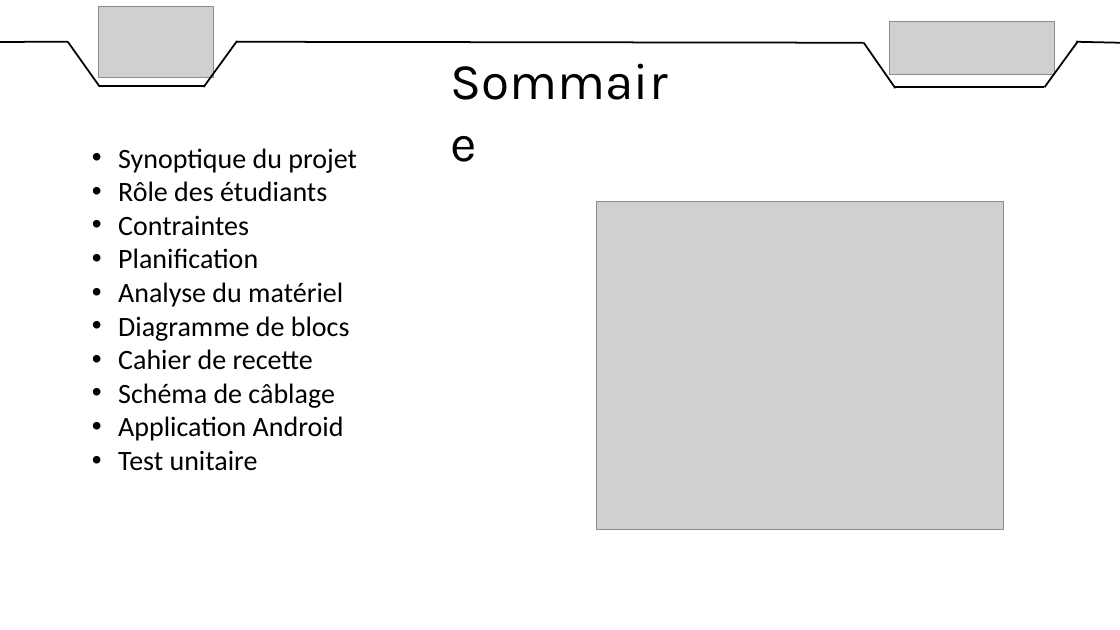
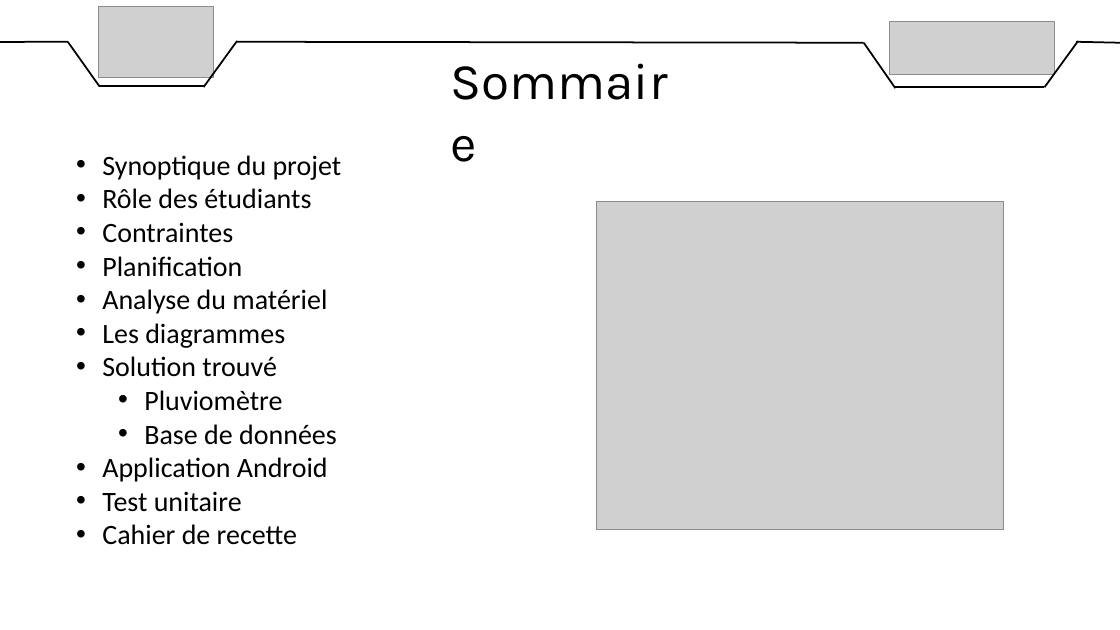
Before and after one commit to DylanChe/SupervisionSerre, a slide deck: slide 2 of oral_projet/revue_final/diaporama_revue_final_dylan.pptx. Drawn at 1120x630 pixels with LibreOffice and Linux fonts; fonts in the diff are those of the drawing; grey boxes stand for pictures. Boxes give left, top, right and bottom in pixels: in the first picture for what was removed or moved away, otherwise in the second. Text is boxed around its words. In the diff, an @@ line names an element or a change of style, - is before the commit and + after.

```diff
--- a/oral_projet/revue_final/diaporama_revue_final_dylan.pptx
+++ b/oral_projet/revue_final/diaporama_revue_final_dylan.pptx
@@ text "Synoptique du projet": place and size @@
-text "Synoptique du projet" at (118, 148, 357, 471)
+text "Synoptique du projet" at (102, 155, 342, 545)
@@ text at (102, 323, 337, 445): text changed @@
-• Diagramme de blocs
-• Cahier de recette
-• Schéma de câblage
+• Les diagrammes
+• Solution trouvé
+  • Pluviomètre
+  • Base de données
@@ text at (102, 524, 297, 545): paragraph added @@
+• Cahier de recette
```
Also in this commit, not shown: 5 other slides changed, 6 slides added, 1 slide removed.
